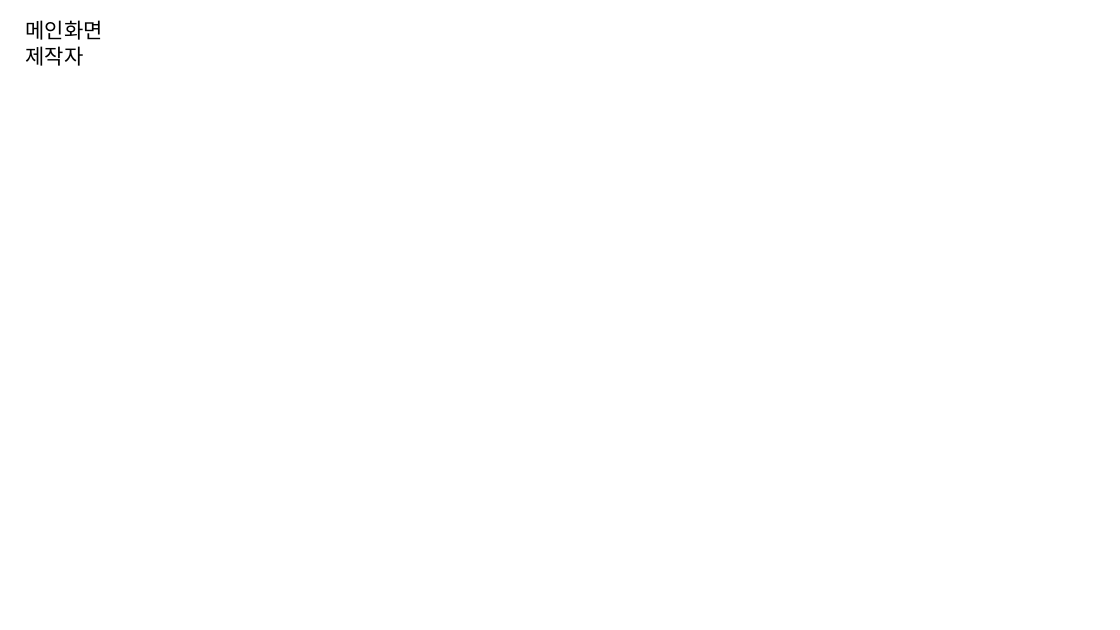
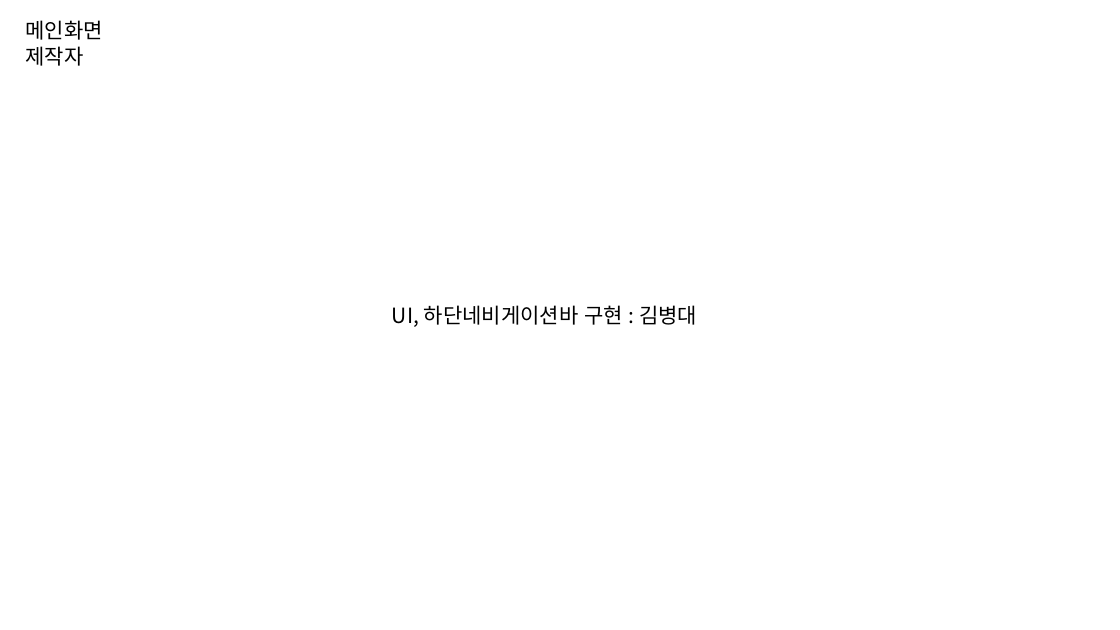
Before and after one commit to byungmeo/CockFit, a slide deck: slide 14 of Documents/4.제작보고서/제작보고서 자료.pptx (slide 8 before the commit). Drawn at 1120x630 pixels with LibreOffice and Linux fonts; fonts in the diff are those of the drawing. Boxes give left, top, right and bottom in pixels: in the first picture for what was removed or moved away, otherwise in the second. Text is boxed around its words. In the diff, an @@ line names an element or a change of style, - is before the commit and + after.

```diff
--- a/Documents/4.제작보고서/제작보고서 자료.pptx
+++ b/Documents/4.제작보고서/제작보고서 자료.pptx
@@ text added at <box>392,305,697,327</box>, 18 pt, text #000000 @@
+UI, 하단네비게이션바 구현 : 김병대
```
Also in this commit, not shown: 7 other slides changed, 10 slides added, 1 slide removed, 7 other files.
